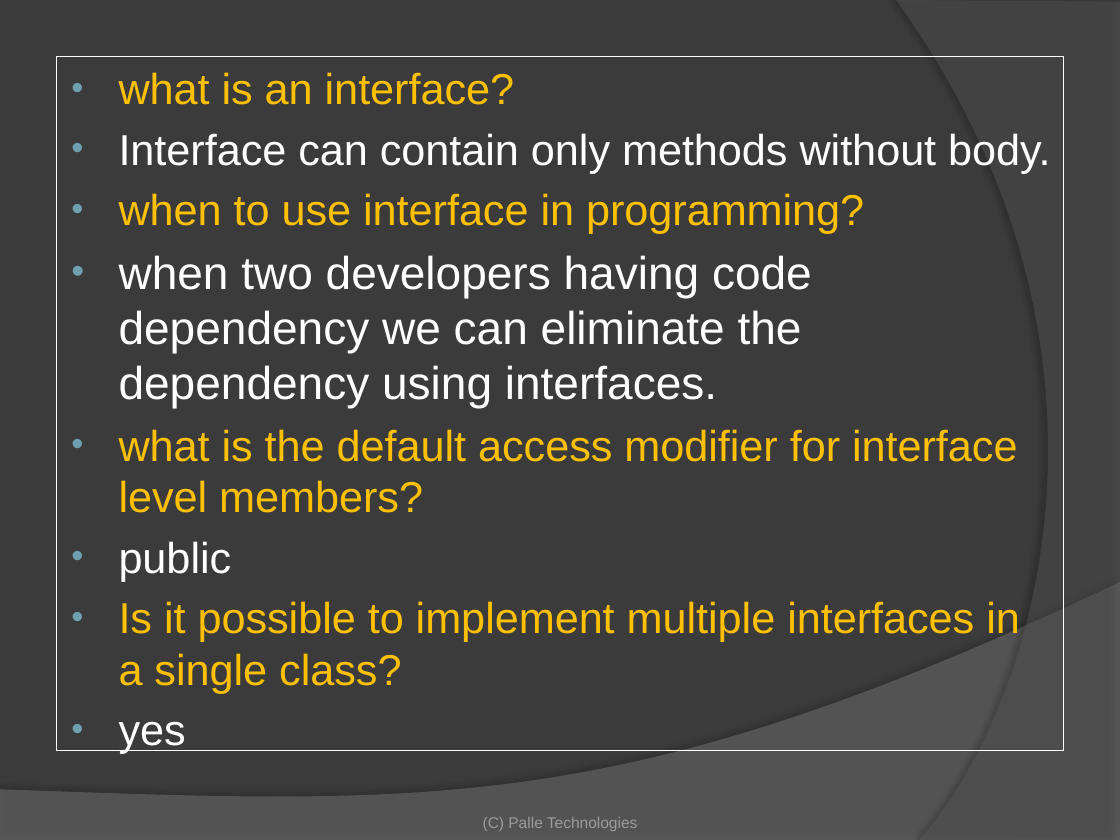
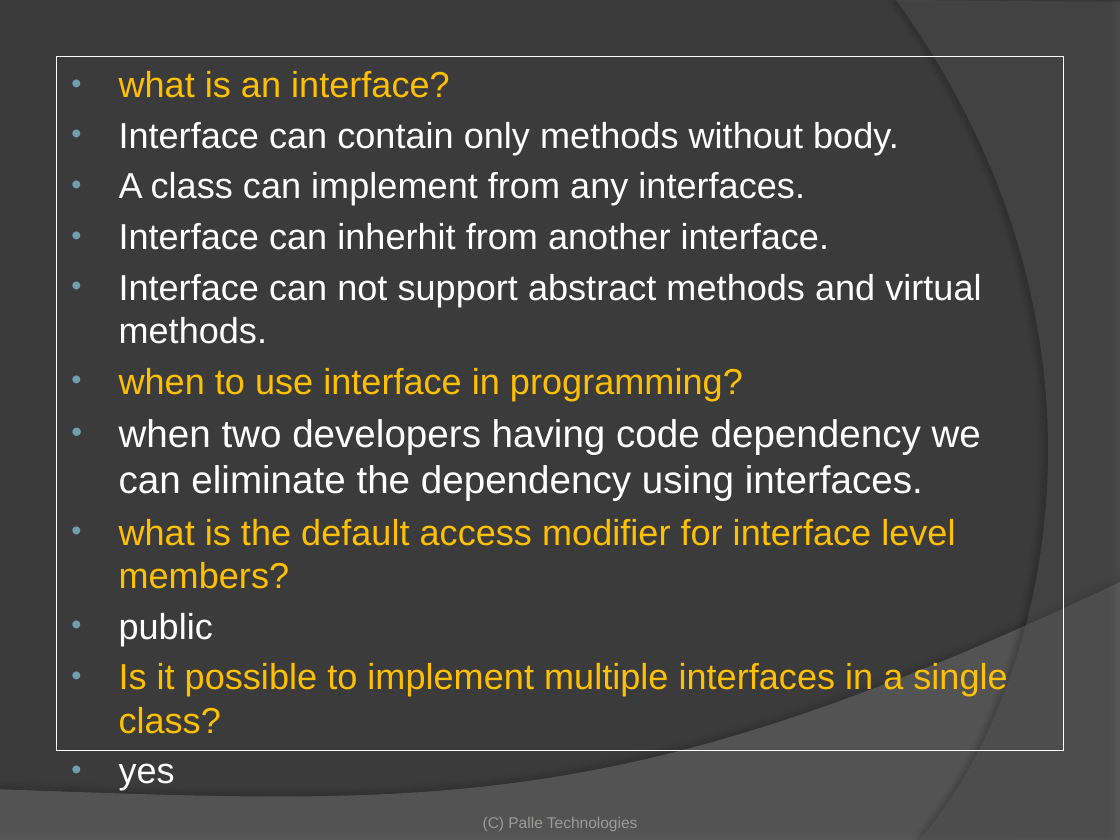
Before and after one commit to RAVIKIRANTV/FirstRepo, a slide deck: slide 21 of InterviewStudyMaterial/C#_Interview_Questions_with_answers (1).pptx. Drawn at 1120x840 pixels with LibreOffice and Linux fonts; fonts in the diff are those of the drawing; background and template pictures are left out. Boxes give left, top, right and bottom in pixels: in the first picture for what was removed or moved away, otherwise in the second. Text is boxed around its words. In the diff, an @@ line names an element or a change of style, - is before the commit and + after.

```diff
--- a/InterviewStudyMaterial/C#_Interview_Questions_with_answers (1).pptx
+++ b/InterviewStudyMaterial/C#_Interview_Questions_with_answers (1).pptx
@@ text at (119, 71, 1007, 734): size 27.8 to 23.2 pt in "what is an interface?", "Interface can contain only methods without body.", "when to use interface in programming?", "what is the default access modifier for ..." and 3 more places; size 29.6 to 24.8 pt in "when two developers having code dependency we ..." @@
@@ text at (119, 172, 981, 344): paragraphs added @@
+• A class can implement from any interfaces.
+• Interface can inherhit from another interface.
+• Interface can not support abstract methods and virtual methods.
```
Also in this commit, not shown: 15 other files.
